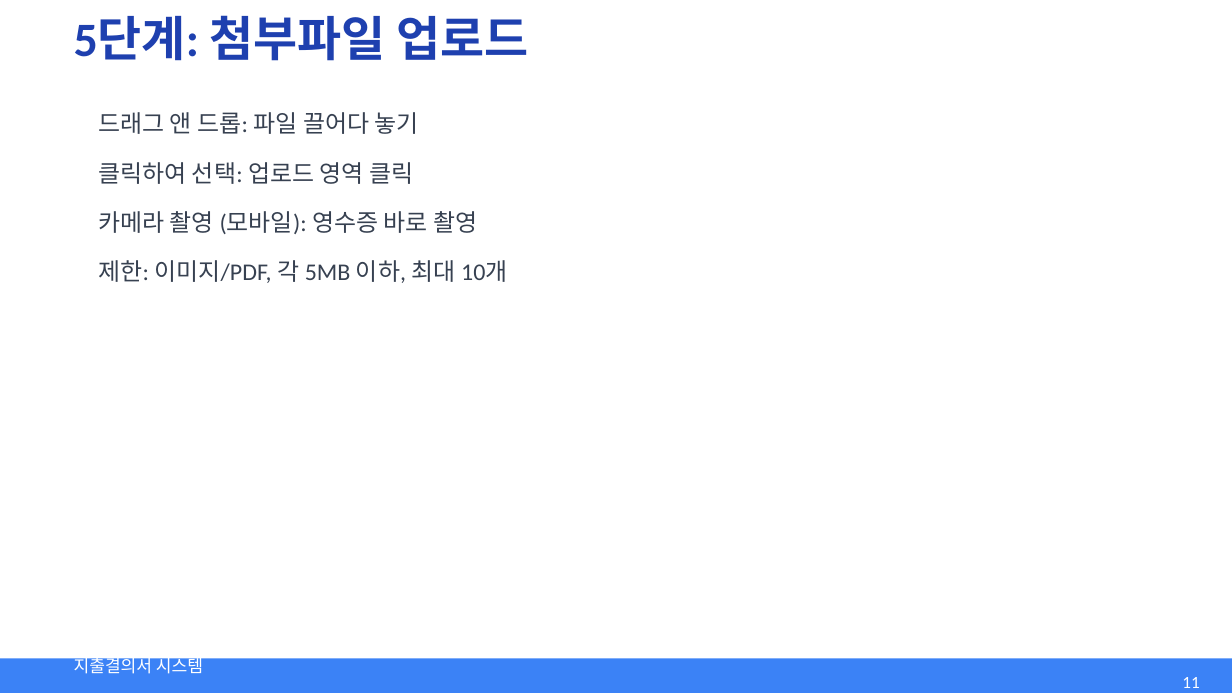
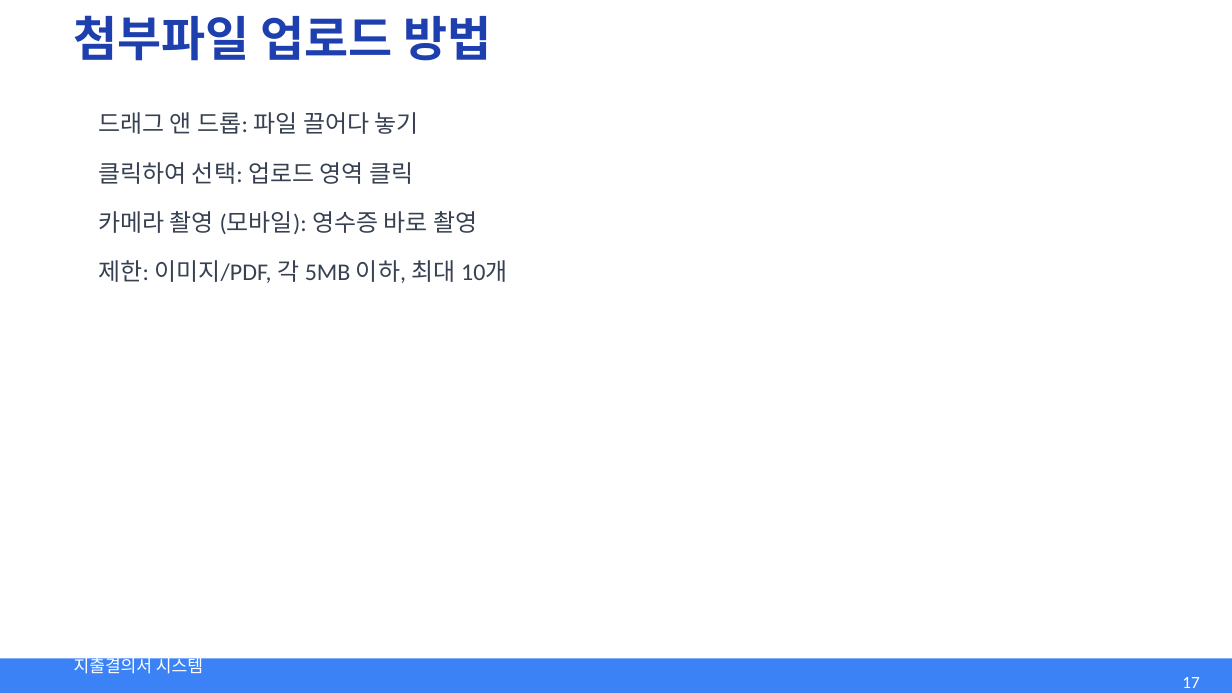
Before and after one commit to can1001/expense-saas, a slide deck: slide 17 of docs/user-guide/presentations/01-expense-guide.pptx (slide 11 before the commit). Drawn at 1232x693 pixels with LibreOffice and Linux fonts; fonts in the diff are those of the drawing. Boxes give left, top, right and bottom in pixels: in the first picture for what was removed or moved away, otherwise in the second. Text is boxed around its words. In the diff, an @@ line names an element or a change of style, - is before the commit and + after.

```diff
--- a/docs/user-guide/presentations/01-expense-guide.pptx
+++ b/docs/user-guide/presentations/01-expense-guide.pptx
@@ text at (x1=74, y1=15, x2=492, y2=61): text changed @@
-5단계: 첨부파일 업로드
+첨부파일 업로드 방법
@@ page number at (x1=1182, y1=677, x2=1199, y2=688): text changed @@
-11
+17
```
Also in this commit, not shown: 5 other slides changed, 7 slides added, 5 other files.
